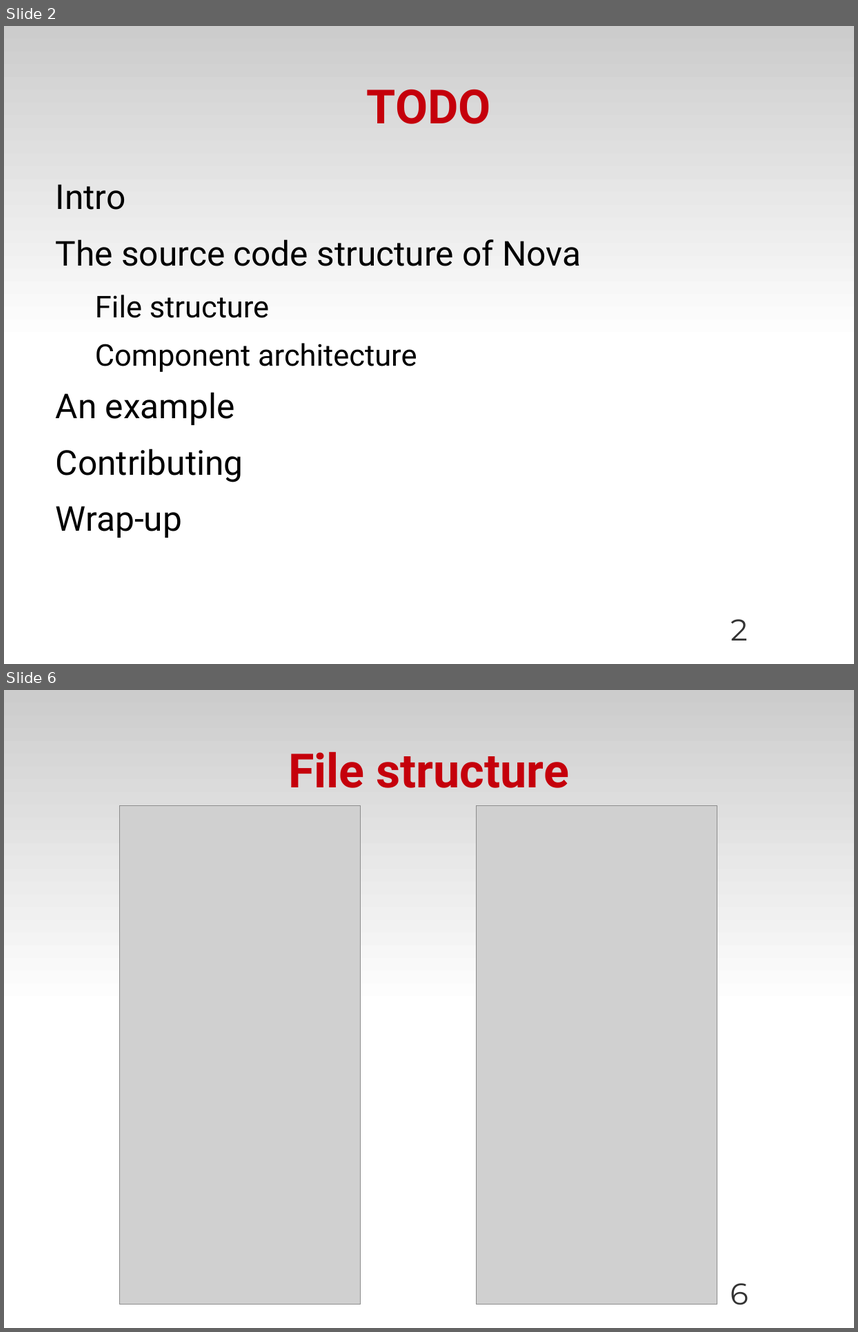
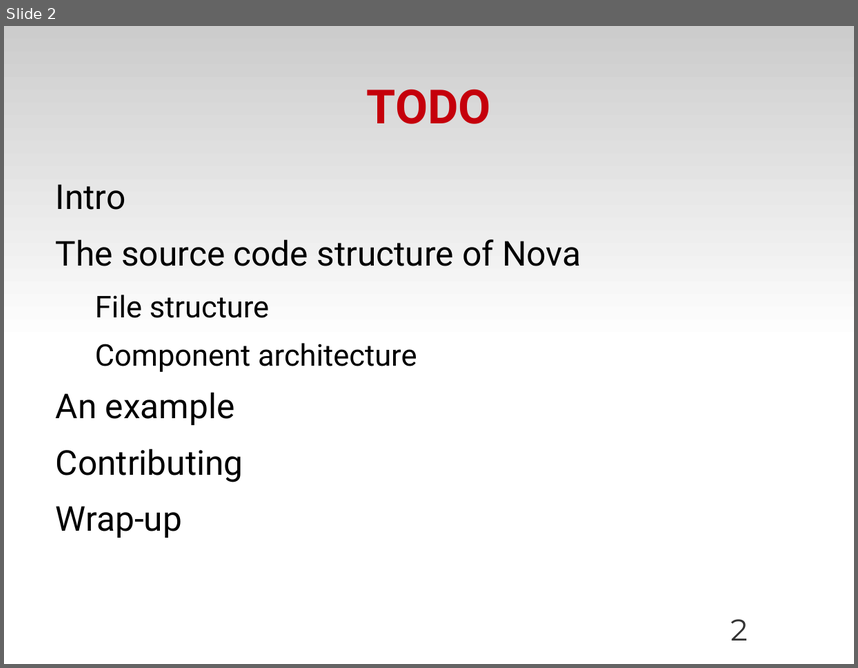
Before and after one commit to zyluo/talk-COSUG-2012, a slide deck: COSUG-2012.odp. Shown one above the other, each under a label of ours: slides 2 and 6 before the commit, slide 2 after it; the slides between them are not shown. The pictures are 858x1332 and 858x668 pixels, drawn with LibreOffice and Linux fonts; fonts in the diff are those of the drawing; grey boxes stand for pictures; background and template pictures are left out. Boxes give left, top, right and bottom in pixels: in the first picture for what was removed or moved away, otherwise in the second. Text is boxed around its words. In the diff, an @@ line names an element or a change of style, - is before the commit and + after.

```diff
--- a/COSUG-2012.odp
+++ b/COSUG-2012.odp
@@ slide 6 removed at bbox=[4, 690, 854, 1328], background #FFFFFF; not listed: 1 template element that a slide beside it also shows @@
@@ title removed at bbox=[288, 751, 569, 788] @@
-File structure
@@ picture removed at bbox=[120, 806, 361, 1304] @@
@@ picture removed at bbox=[477, 806, 717, 1304] @@
@@ page number removed at bbox=[730, 1283, 748, 1305] @@
-6
```
Also in this commit, not shown: 8 slides changed, 6 slides added, 1 other slide removed, 1 other file.
